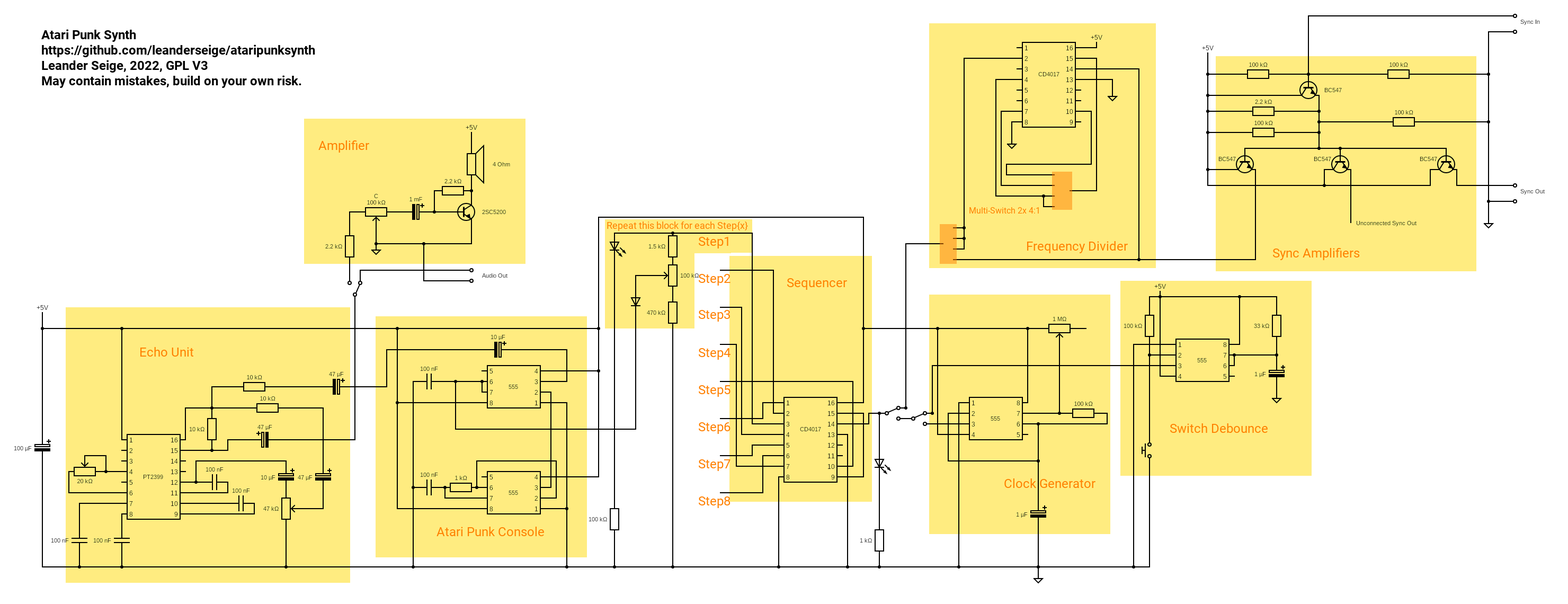
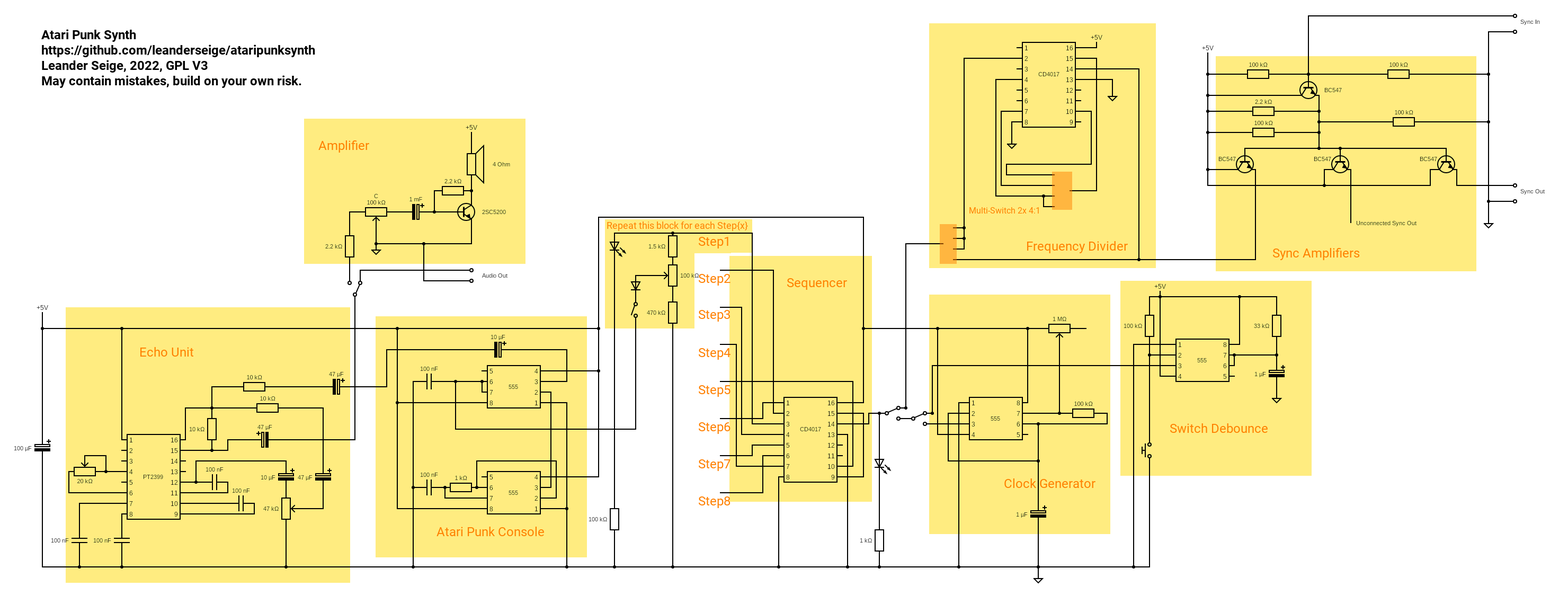
Two versions of the same layered image (w=1568, h=604). Layer-by-layer changes:
renamed "Pasted Layer" to "Pasted Layer #1", painted on it over [630, 281, 641, 318]
